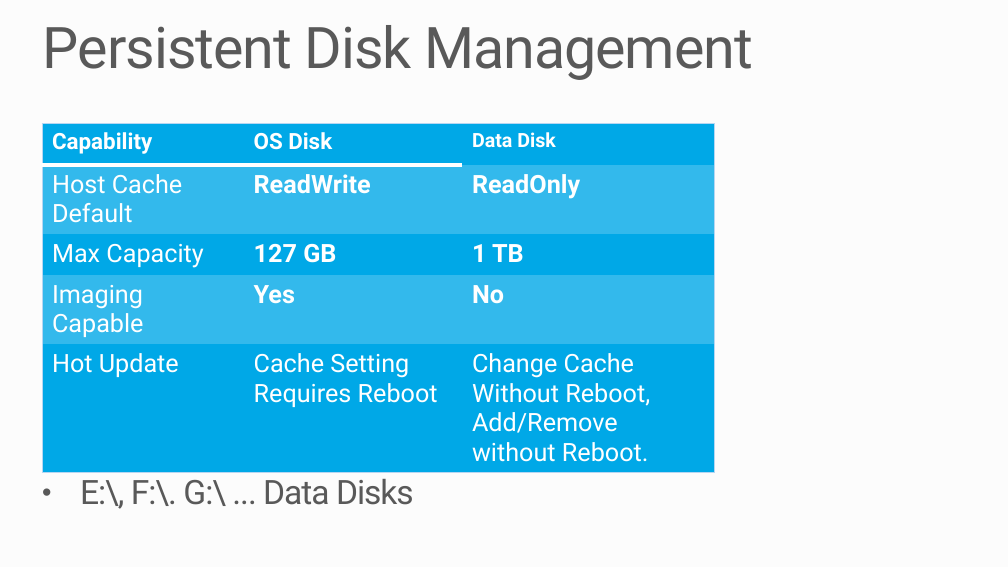
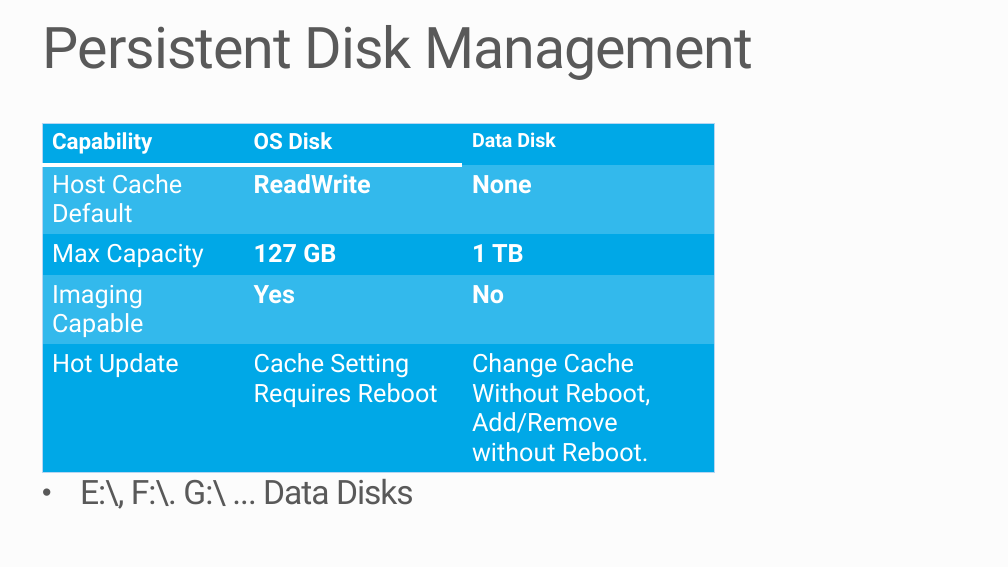
Before and after one commit to mwasham/WATK-Presentations, a slide deck: slide 16 of IaaSTechnicalOverview/IaaSTechnicalOverview.pptx. Drawn at 1008x567 pixels with LibreOffice and Linux fonts; fonts in the diff are those of the drawing; background and template pictures are left out. Boxes give left, top, right and bottom in pixels: in the first picture for what was removed or moved away, otherwise in the second. Text is boxed around its words. In the diff, an @@ line names an element or a change of style, - is before the commit and + after.

Commit message:
updated slide

```diff
--- a/IaaSTechnicalOverview/IaaSTechnicalOverview.pptx
+++ b/IaaSTechnicalOverview/IaaSTechnicalOverview.pptx
@@ table at bbox=[42, 124, 715, 466] @@
-row 2, column 3: ReadOnly
+row 2, column 3: None
```
Also in this commit, not shown: 1 other file.
